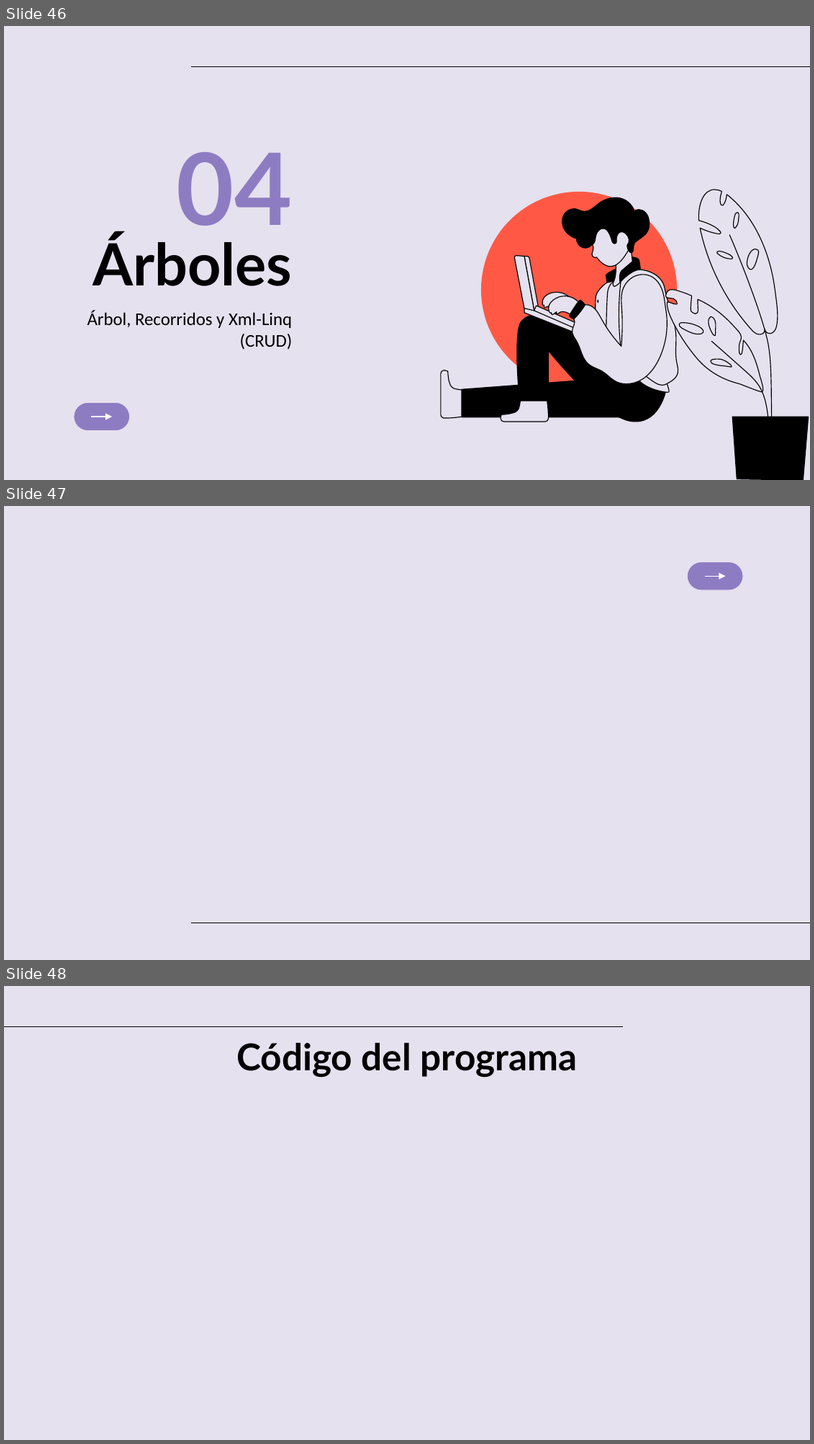
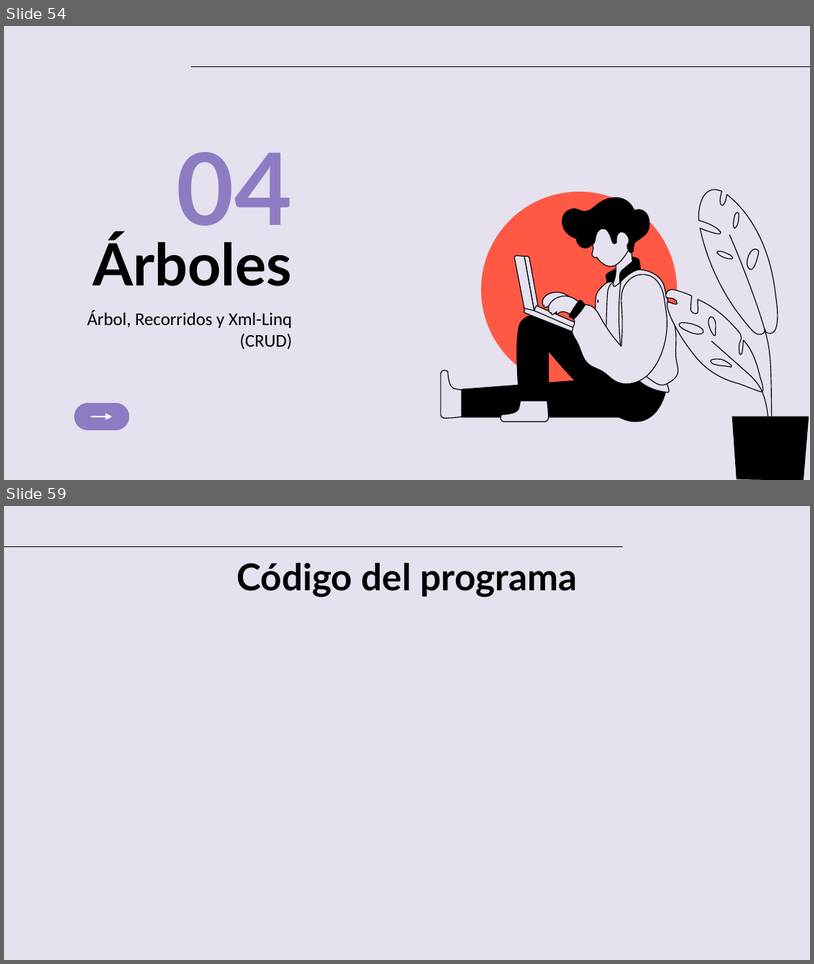
Before and after one commit to dayanaArmasB/Trabajo-final, a slide deck: Presentacion final.pptx. Shown one above the other, each under a label of ours: slides 46, 47 and 48 before the commit, slides 54 and 59 after it; the slides between them are not shown. The pictures are 814x1444 and 814x964 pixels, drawn with LibreOffice and Linux fonts; fonts in the diff are those of the drawing. Boxes give left, top, right and bottom in pixels: in the first picture for what was removed or moved away, otherwise in the second. Text is boxed around its words. In the diff, an @@ line names an element or a change of style, - is before the commit and + after.

```diff
--- a/Presentacion final.pptx
+++ b/Presentacion final.pptx
@@ slide 47 removed at (4,506,810,960), background #E5E1EE @@
@@ rounded rectangle removed at (687,561,743,590) @@
@@ arrow removed from (705, 576) to (725, 576) @@
@@ line removed from (191, 922) to (810, 922) @@
@@ what was slide 46 is now slide 54 @@
@@ what was slide 48 is now slide 59 @@
```
Also in this commit, not shown: 16 slides added, 10 other files.
